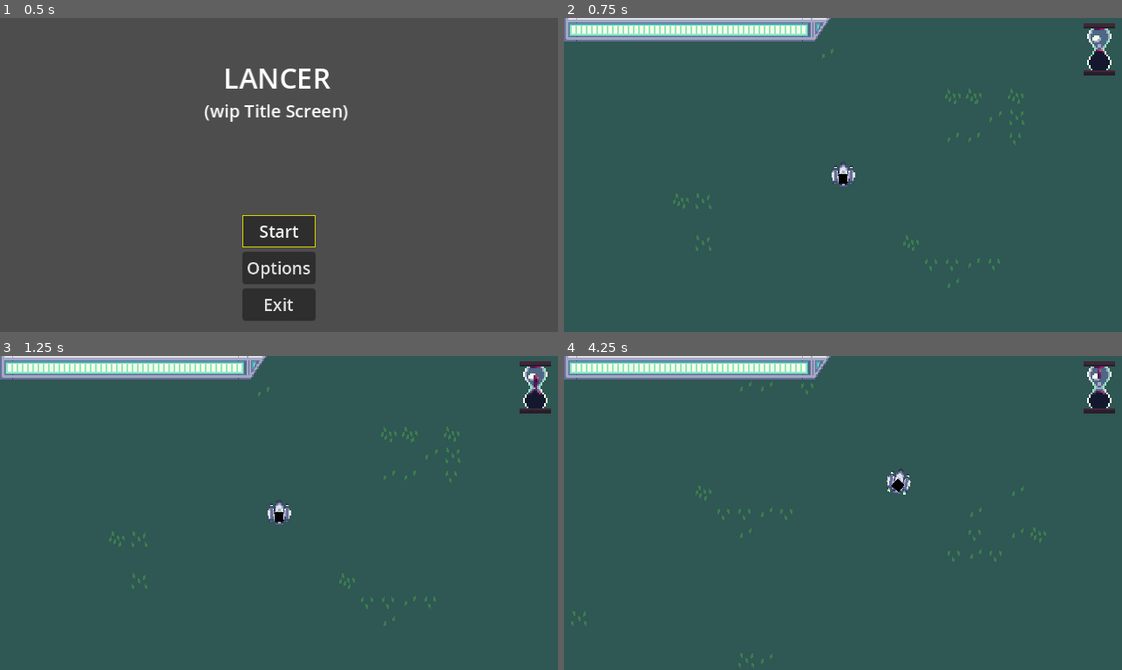
Above: before the commit, frames 1-4 (two rows, left to right).
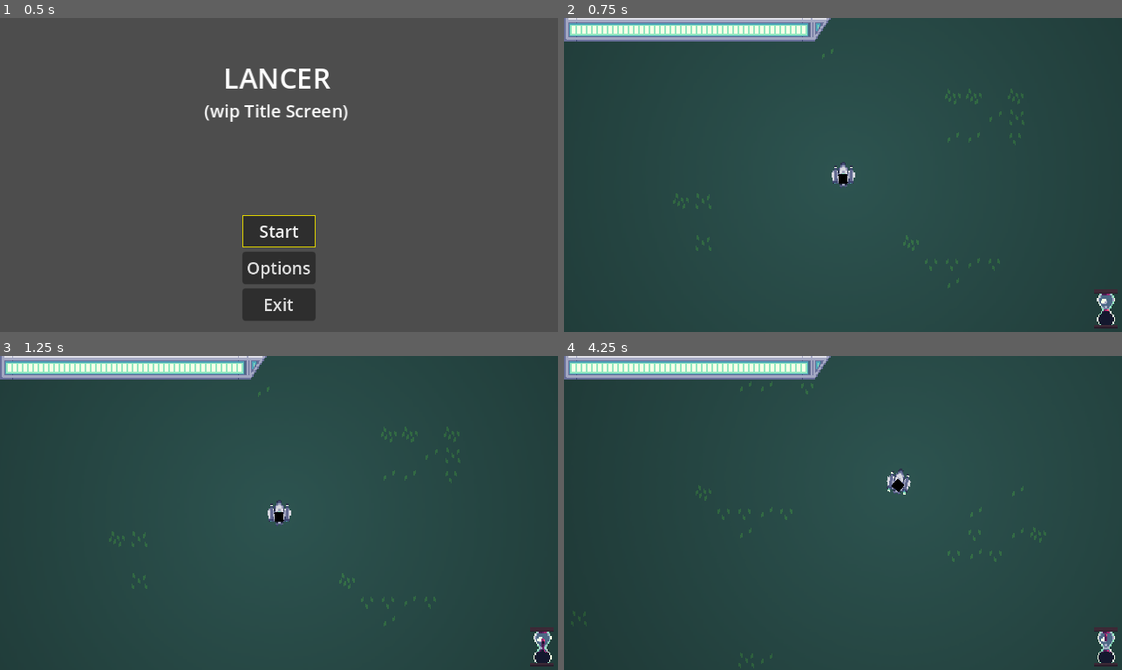
Above: after the commit, the same moments.

Repository: SylmarDev/Its-Spreading
Game: Godot game, scene res://Scenes/MainMenu.tscn
The game is run twice, just before and just after one commit, with the same random seed, the same clock (stepped at 60 frames per second) and the same inputs. The engine's default icon, where the game draws it, is replaced by a stand-in: a white triangle on a blue panel in a dark square.
Inputs (mouse positions are in pixels of both pictures, inside the frame that each line leads up to):
- Up to frame 1 (0.5 s): no input
- Up to frame 2 (0.75 s): click "Start" at 0.5 s
- Up to frame 3 (1.25 s): no input
- Up to frame 4 (4.25 s): tap Enter at 1.25 s; move the mouse to (965, 497) at 1.27 s; press the mouse at (965, 497) at 1.28 s; hold D (right) 1.28-2.03 s; move the mouse to (731, 528) at 2.02 s; release the mouse at (731, 528) at 2.03 s; hold S (down) 2.03-2.78 s; click (731, 528) at 2.1 s; move the mouse to (898, 443) at 2.77 s; press the mouse at (898, 443) at 2.78 s; hold D (right) 2.78-3.53 s; move the mouse to (815, 575) at 3.52 s; release the mouse at (815, 575) at 3.53 s; hold W (up) from 3.53 s (still down); click (815, 575) at 3.6 s

Frame 1 is identical in both runs. In frame 2, 2.0% of the frame differs, in the area x 0-100%, y 0-100%; in frame 3, 2.0%; in frame 4, 9.9%, in the area x 0-100%, y 1-100%.

Commit message:
Added light

Diff:
--- a/Scenes/Map.tscn
+++ b/Scenes/Map.tscn
@@ -420,7 +420,8 @@
 
 [node name="Timer" type="AnimatedSprite2D" parent="CanvasLayer"]
 texture_filter = 1
-position = Vector2(307, 18)
+position = Vector2(311, 167)
+scale = Vector2(0.75, 0.75)
 sprite_frames = SubResource("SpriteFrames_ta74g")
 animation = &"fourth"
 
@@ -444,3 +445,6 @@
 tile_set = SubResource("TileSet_s3kby")
 format = 2
 layer_0/tile_data = PackedInt32Array(-1, 65536, 0, 65535, 65536, 0, 131071, 65536, 0, 196607, 65536, 0, 262143, 65536,  …(48360 unchanged characters)…
+
+[node name="CanvasModulate" type="CanvasModulate" parent="."]
+color = Color(0.462745, 0.462745, 0.462745, 1)
--- a/Scenes/Player.tscn
+++ b/Scenes/Player.tscn
@@ -1,8 +1,9 @@
-[gd_scene load_steps=10 format=3 uid="uid://ck2k1mk36x578"]
+[gd_scene load_steps=11 format=3 uid="uid://ck2k1mk36x578"]
 
 [ext_resource type="Script" path="res://Scripts/Player.gd" id="1_us242"]
 [ext_resource type="PackedScene" uid="uid://g4l7rvfg05hk" path="res://Scenes/ShipGun.tscn" id="3_353p8"]
 [ext_resource type="Texture2D" uid="uid://beonq180qnh36" path="res://Art/Ship-Sheet.png" id="3_ubthr"]
+[ext_resource type="Texture2D" uid="uid://daqkneypwa0ce" path="res://Art/2d_lights_and_shadows_neutral_point_light.webp" id="4_tpufn"]
 
 [sub_resource type="RectangleShape2D" id="RectangleShape2D_e2wjw"]
 
@@ -66,3 +67,11 @@
 texture_filter = 1
 sprite_frames = SubResource("SpriteFrames_2261w")
 animation = &"moving"
+
+[node name="PointLight2D" type="PointLight2D" parent="."]
+energy = 0.5
+shadow_enabled = true
+shadow_filter = 2
+shadow_filter_smooth = 1.0
+texture = ExtResource("4_tpufn")
+texture_scale = 3.67
Binary file added: Art/2d_lights_and_shadows_neutral_point_light.webp
Not shown, added: Art/2d_lights_and_shadows_neutral_point_light.webp.import
